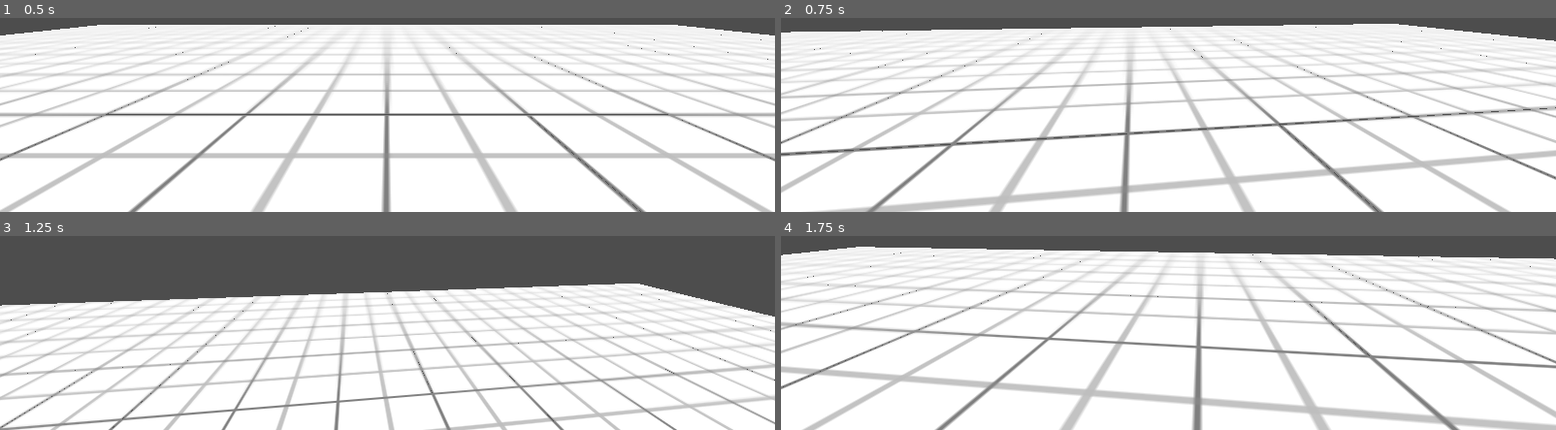
Above: before the commit, frames 1-4 (two rows, left to right).
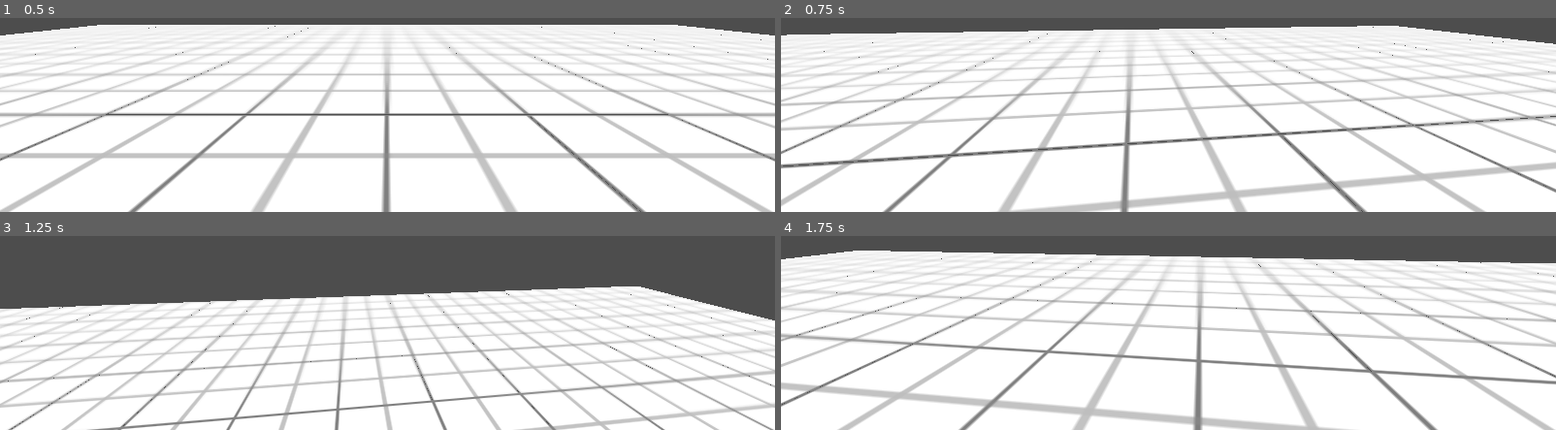
Above: after the commit, the same moments.

Repository: gkes-n/godot-3dschool
Game: Godot game, scene res://scenes/map1/first_map.tscn
The game is run twice, just before and just after one commit, with the same random seed, the same clock (stepped at 60 frames per second) and the same inputs. Before the commit the project starts from res://scenes/first map scene/first_map.tscn.
Inputs (mouse positions are in pixels of both pictures, inside the frame that each line leads up to):
- Up to frame 1 (0.5 s): no input
- Up to frame 2 (0.75 s): tap Enter at 0.5 s; move the mouse to (outside the picture) at 0.52 s; hold Up (forwards) from 0.53 s (still down)
- Up to frame 3 (1.25 s): keep holding Up (forwards); tap Space (jump) at 0.77 s
- Up to frame 4 (1.75 s): keep holding Up (forwards); move the mouse to (outside the picture) at 1.27 s; tap Space (jump) at 1.52 s

Frame 1 is identical in both runs. In frame 2, 28% of the frame differs, in the area x 0-100%, y 3-100%; in frame 3, 24%; in frame 4, 29%, in the area x 0-100%, y 5-100%.

Commit message:
head_bob after Rowan

Diff:
--- a/scenes/first map scene/first_map.tscn
+++ b/scenes/map1/first_map.tscn
@@ -1,7 +1,7 @@
 [gd_scene format=3 uid="uid://vcedt776v1wi"]
 
 [ext_resource type="Texture2D" uid="uid://digse55dj4o6h" path="res://textures/2dsprites/gridtile.png" id="1_ls6he"]
-[ext_resource type="PackedScene" uid="uid://ccprdr7oeai8k" path="res://scenes/player scene/player.tscn" id="2_21dlp"]
+[ext_resource type="PackedScene" uid="uid://ccprdr7oeai8k" path="res://scenes/player/player.tscn" id="2_21dlp"]
 
 [sub_resource type="BoxShape3D" id="BoxShape3D_acyu7"]
 size = Vector3(1.5995617, 1.5949745, 0.001)
--- a/scenes/player scene/character_body_3d.gd
+++ b/scenes/player/character_body_3d.gd
@@ -5,6 +5,10 @@
 @export var jump_velocity: float = 4.5
 @export var mouse_sensitivity: float = 0.002
 @export var accel: float = 0.024
+
+@export var bob_frequency: float = 3.0
+@export var bob_amplitude: float = 0.1
+@export var head_bob_time: float = 0.0
 
 # Godot's global project settings; RigidBody3D nodes use the same value automatically
 var gravity: float = ProjectSettings.get_setting("physics/3d/default_gravity")
@@ -15,6 +19,16 @@
 
 func _ready():
 	Input.mouse_mode = Input.MOUSE_MODE_CAPTURED
+
+func _head_bob(time: float) -> Vector3:
+	"""
+	returns a 3 dim vector that determines how far the camera moves up or down
+	"""
+	var pos = Vector3.ZERO
+	pos.y = 0.85 + sin(time) * bob_amplitude
+	pos.x = 0
+	#pos.x = sin(time * 0.5) * bob_amplitude * 0.5  # Sway side-to-side
+	return pos
 
 func _input(event) -> void:
 	if event is InputEventMouseMotion:
@@ -48,7 +62,13 @@
 	else: # deceleration
 		if speed > 1:
 			speed = speed - 2 * accel
-	print("speed: " + str(speed))
+	##print("speed: " + str(speed))
+
+	if is_moving and is_on_floor():
+		var velocity_h = Vector2(velocity.x, velocity.z).length()
+		head_bob_time += delta * velocity_h * bob_frequency
+		camera.transform.origin = _head_bob(head_bob_time)
+		print (camera.transform.origin)
 	# Movement
 	var input_dir := Input.get_vector("left", "right", "forwards", "backwards")
 	var direction := (transform.basis * Vector3(input_dir.x, 0, input_dir.y)).normalized()
--- a/scenes/player scene/player.tscn
+++ b/scenes/player/player.tscn
@@ -1,7 +1,7 @@
 [gd_scene format=3 uid="uid://ccprdr7oeai8k"]
 
 [ext_resource type="Texture2D" uid="uid://dkwpgeqtcnul3" path="res://textures/2dsprites/pagerobot.png" id="1_4flbx"]
-[ext_resource type="Script" uid="uid://cyek1lnhwrsvi" path="res://scenes/player scene/character_body_3d.gd" id="1_4ojry"]
+[ext_resource type="Script" uid="uid://cyek1lnhwrsvi" path="res://scenes/player/character_body_3d.gd" id="1_4ojry"]
 [ext_resource type="Texture2D" uid="uid://drsvepctkolv7" path="res://textures/2dsprites/pagerobot front.png" id="2_tw1hs"]
 
 [sub_resource type="GDScript" id="GDScript_tw1hs"]
Renamed: scenes/player scene/character_body_3d.gd.uid -> scenes/player/character_body_3d.gd.uid
